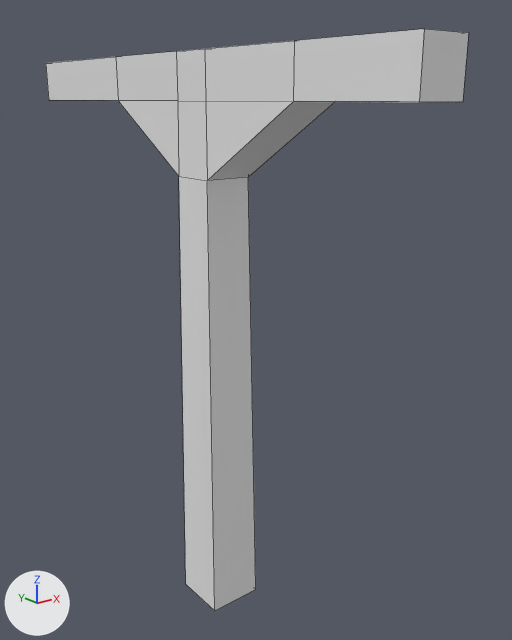
What one commit did to the FBX model Kits/SM_PillarLong_b.fbx.
Camera for both pictures: a camera (50 mm lens) standing at (-3.7, -4.63, 4.65) and looking at (0.19, 0.23, 2.7). The lights are fixed; the arrows at lower left show +X, +Y and +Z. The picture after the commit comes second. Mesh edges are drawn as thin lines.

The first picture shows 'PillarLong_b'.
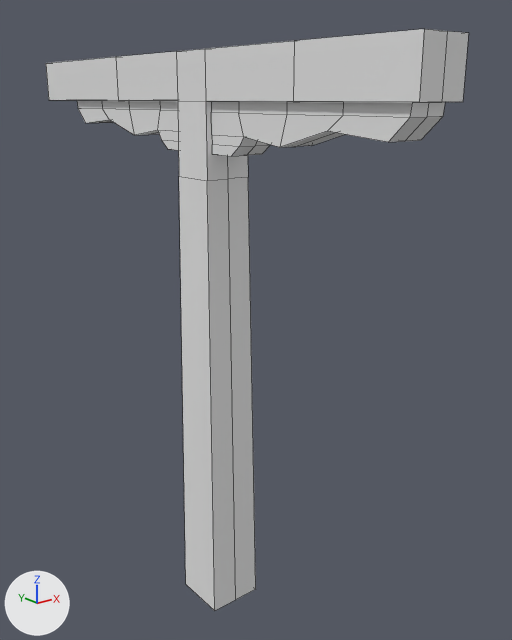
Pixel boxes [x1, y1, x2, y2] of what changed, in the pictures (512 x 640 px):
part 1 of me_cube_208, added: after [211, 101, 445, 156]
part 2 of me_cube_208, added: after [77, 100, 178, 150]
part 3 of me_cube_208, cut back: before [119, 29, 469, 610]; after [206, 29, 469, 610]

What the commit changed:
me_cube_208 is used by ob_pillarlong_b; location (0.0, 0.0, 0.0).
me_cube_208 had 32 vertices, 32 faces and spanned x -0.5..0.0, y -2.0..3.0, z 0.0..5.0.
me_cube_208 now has 142 vertices, 118 faces and spans x -0.5..0.0, y -2.0..3.0, z 0.0..5.0.
me_cube_208 part 1: a new loose piece of 47 vertices spanning x -0.4..-0.1, y -1.91..0.05, z 4.22..4.63.
me_cube_208 part 2: a new loose piece of 47 vertices spanning x -0.4..-0.1, y 0.45..2.41, z 4.23..4.63.
Part 3, on me_cube_208:
18 faces are deleted.
2 vertices are added at (-0.25, 0.5, 0.0), (-0.25, 0.0, 0.0).
14 new vertices lie (-0.2, 0.0, 0.0) away from vertices in x -0.05, y -2.0..3.0, z 4.03..5.0.
32 new faces join them.
